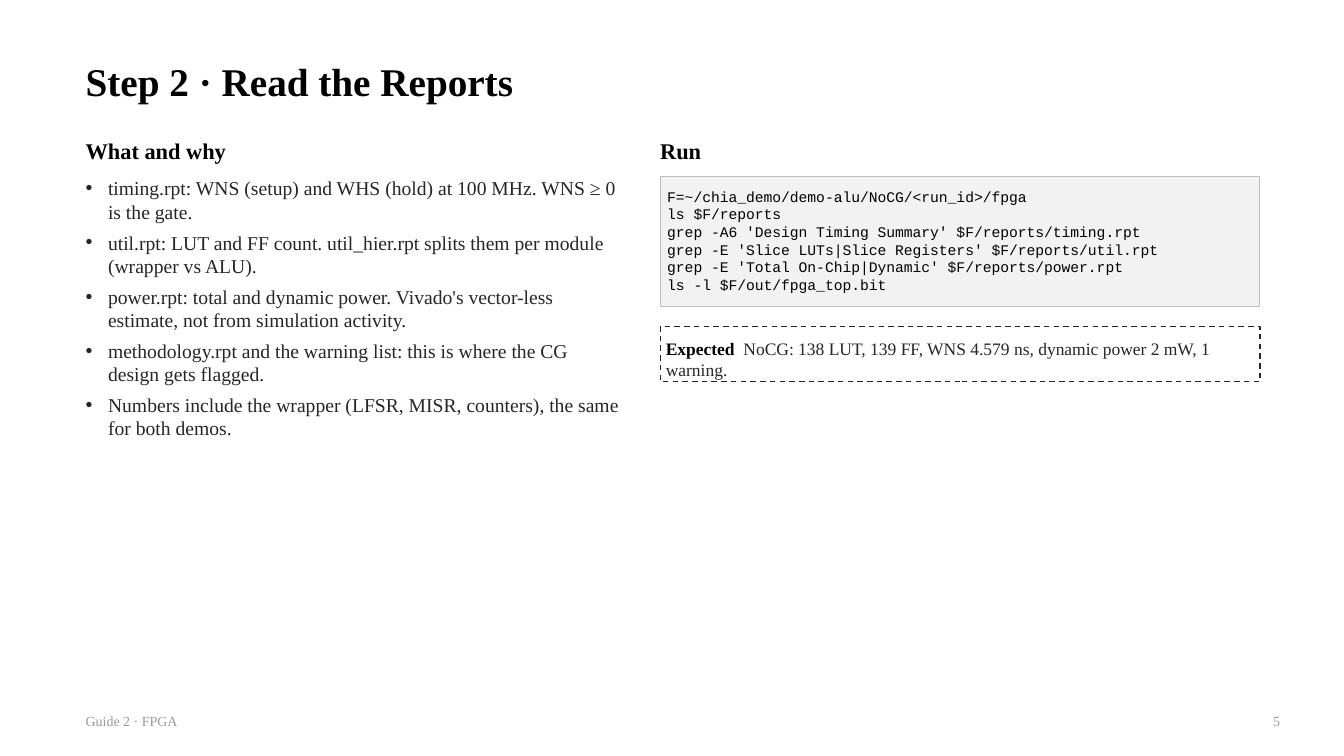
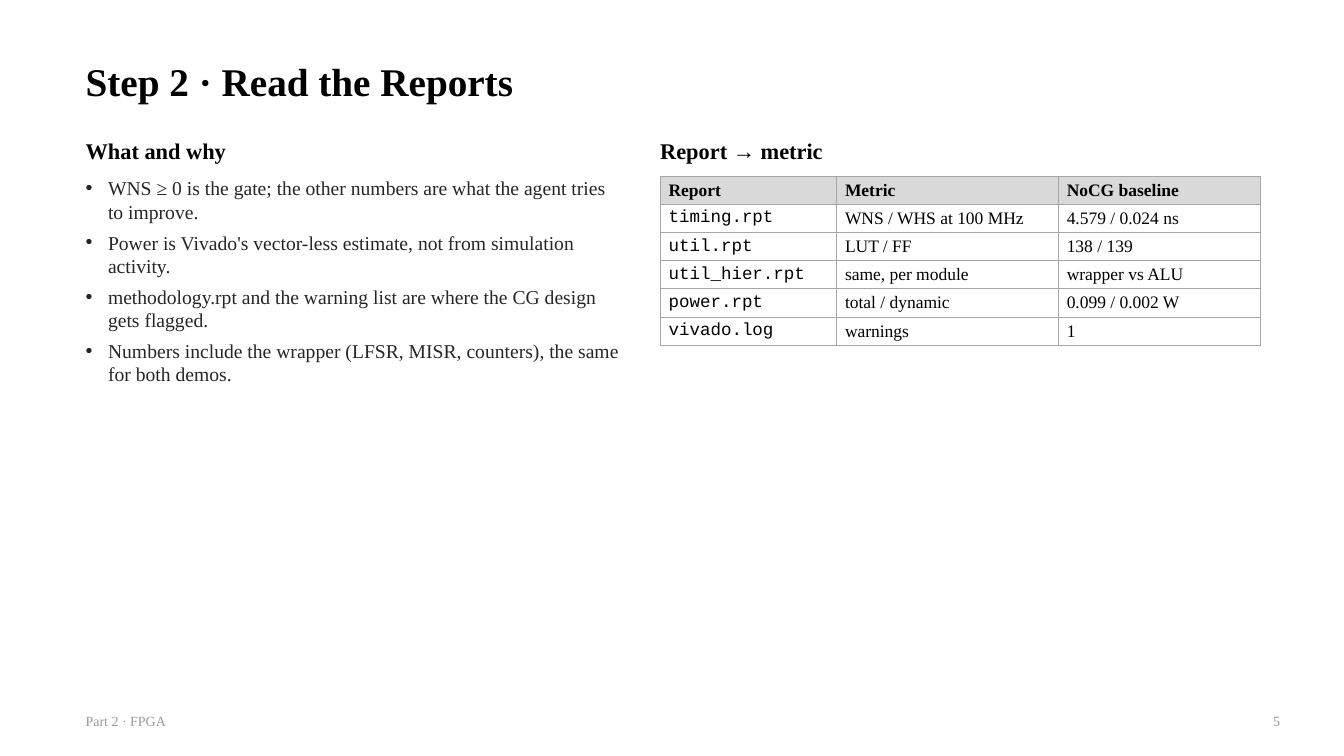
Before and after one commit to chipchip-tech/CHIA-workflow, a slide deck: slide 5 of projects/demo-alu/report/guides/2_FPGA.pptx. Drawn at 1344x756 pixels with LibreOffice and Linux fonts; fonts in the diff are those of the drawing. Boxes give left, top, right and bottom in pixels: in the first picture for what was removed or moved away, otherwise in the second. Text is boxed around its words. In the diff, an @@ line names an element or a change of style, - is before the commit and + after.

```diff
--- a/projects/demo-alu/report/guides/2_FPGA.pptx
+++ b/projects/demo-alu/report/guides/2_FPGA.pptx
@@ text at [660,143,823,164]: text changed @@
-Run
+Report → metric
@@ rectangle removed at [660,176,1260,307] @@
-F=~/chia_demo/demo-alu/NoCG/<run_id>/fpga
-ls $F/reports
-grep -A6 'Design Timing Summary' $F/reports/timing.rpt
-grep -E 'Slice LUTs|Slice Registers' $F/reports/util.rpt
-grep -E 'Total On-Chip|Dynamic' $F/reports/power.rpt
-ls -l $F/out/fpga_top.bit
@@ table added at [660,176,1260,344], 6 rows, 3 columns @@
+Report | Metric | NoCG baseline
+timing.rpt | WNS / WHS at 100 MHz | 4.579 / 0.024 ns
+util.rpt | LUT / FF | 138 / 139
+util_hier.rpt | same, per module | wrapper vs ALU
+power.rpt | total / dynamic | 0.099 / 0.002 W
+vivado.log | warnings | 1
@@ text at [108,181,605,332]: text changed @@
-• timing.rpt: WNS (setup) and WHS (hold) at 100 MHz. WNS ≥ 0 is the gate.
-• util.rpt: LUT and FF count. util_hier.rpt splits them per module (wrapper vs ALU).
-• power.rpt: total and dynamic power. Vivado's vector-less estimate, not from simulation activity.
-• methodology.rpt and the warning list: this is where the CG design gets flagged.
+• WNS ≥ 0 is the gate; the other numbers are what the agent tries to improve.
+• Power is Vivado's vector-less estimate, not from simulation activity.
+• methodology.rpt and the warning list are where the CG design gets flagged.
@@ rectangle removed at [660,327,1260,382] @@
-Expected NoCG: 138 LUT, 139 FF, WNS 4.579 ns, dynamic power 2 mW, 1 warning.
@@ text at [86,717,166,726]: text changed @@
-Guide 2 · FPGA
+Part 2 · FPGA
```
Also in this commit, not shown: 8 other slides changed, 4 other files.
